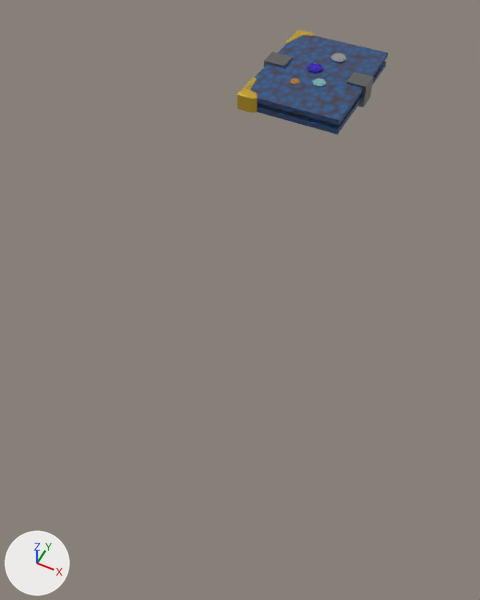
A saved change to the Blender file libro .blend.
One viewpoint serves both versions: a 50 mm camera at (2.95, -11.55, 7.93) aimed at (-0.32, -5.01, -0.24). Arrows for +X, +Y and +Z are at lower left; the lights stay in place.

Script lines for the objects in view, before the commit:
```python
me_plane = bpy.data.meshes.new('Plane')
me_plane.from_pydata(...)  # 386 vertices, 289 faces, 90 loose edges; spans x -1.07..1.07, y -1.84..1.06, z -0.3..0.16
# faces by material slot: [132, 52, 37, 3, 65]
me_plane.materials.append(mat_material_001)  # grey #8c8c8c
me_plane.materials.append(mat_material_002)  # yellow #e7bf3d
me_plane.materials.append(mat_material_003)
me_plane.materials.append(mat_material_004)  # grey #b4b4b4
me_plane.materials.append(mat_material_005)  # blue #4618e7
ob_plane = bpy.data.objects.new('Plane', me_plane)
ob_plane.location = (-1.08, -0.52, 1.1)
ob_plane.rotation_euler = (0.0, 0.0, -3.147)  # degrees (0, 0, -180)
```
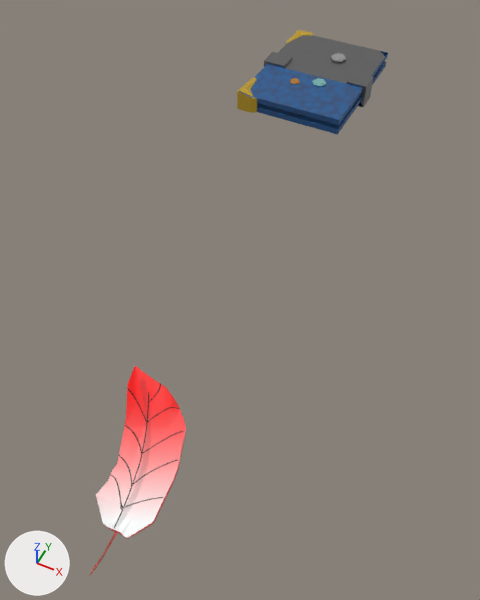
The change, as a diff of the scene's bpy script:
```diff
--- a/libro .blend.py
+++ b/libro .blend.py
@@ img_untitled_001 @@
+img_untitled_001 = load_image('Untitled.001', 'feather Texture.001.png', 1024, 1024, 'sRGB')
@@ img_feather_texture_normal_png @@
+img_feather_texture_normal_png = load_image('feather Texture_normal.png', 'feather Texture_normal.png', 1024, 1024, 'sRGB')
@@ mat_material @@
+mat_material = bpy.data.materials.new('Material')
+# uses the picture img_feather_texture_normal_png
+# uses the picture img_untitled_001
@@ me_plane @@
 # used by ob_plane; location = (-1.08, -0.52, 1.1); rotation_euler = (0.0, 0.0, -3.147), in degrees (0, 0, -180)
-me_plane.from_pydata(...)  # 386 vertices, 289 faces, 90 loose edges; spans x -1.07..1.07, y -1.84..1.06, z -0.3..0.16
+me_plane.from_pydata(...)  # 192 vertices, 193 faces, 12 loose edges; spans x -1.07..1.07, y -1.84..1.06, z -0.3..0.16
+# me_plane part 1: the loose piece of 192 vertices spanning x -0.09..0.24, y -0.61..-0.3, z 0.1..0.16 is deleted
+# me_plane part 2
+# 9 vertices are removed from x -0.83..1.0, y -0.41..1.0, z 0.09..0.16
+# 22 faces are deleted
+# 81 loose edges are deleted
+# 7 vertices are added at x -1.0..1.03, y -1.72..1.06, z 0.09..0.16
+# 3 loose edges are added
+# 6 new faces join them, mat_material_003
+# 8 new faces join them, mat_material_002 (yellow #e7bf3d)
+# 3 new faces join them, mat_material_001 (grey #8c8c8c)
 me_plane.materials.append(mat_material_001)
@@ me_plane @@
 me_plane.materials.append(mat_material_004)
-me_plane.materials.append(mat_material_005)  # blue #4618e7
@@ me_plane_005 @@
+me_plane_005.from_pydata(...)  # 300 vertices, 271 faces; spans x -1.0..0.47, y -1.58..1.19, z -0.14..0.06
+me_plane_005.materials.append(mat_material)
@@ ob_plane_005 @@
+ob_plane_005 = bpy.data.objects.new('Plane.005', me_plane_005)
+ob_plane_005.location = (0.0, -8.27, 0.0)
```

Where the change shows, as pixel boxes (x1, y1, x2, y2) in the pictures (480 x 600 px):
'Plane.005', added: after (89, 366, 186, 576)
part 1 of me_plane, deleted: before (307, 63, 323, 73)
part 2 of me_plane, cut back: before (237, 35, 388, 125); after (237, 35, 385, 125)
